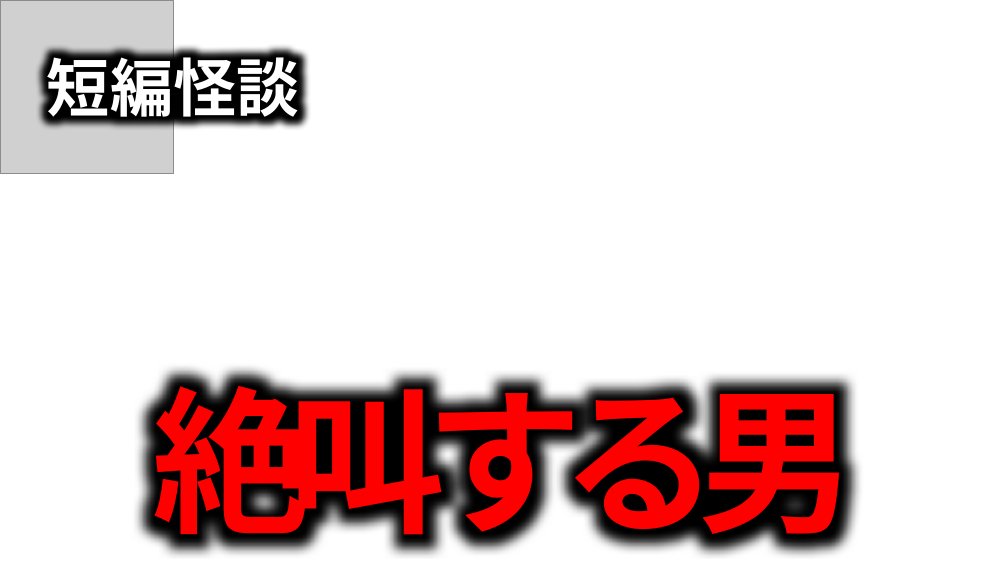
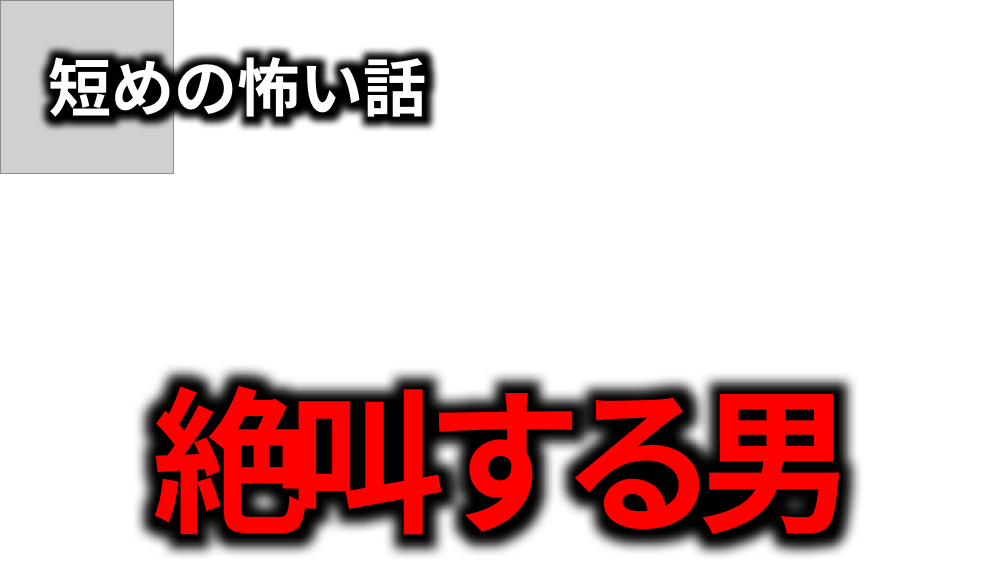
Before and after one commit to takeko333/ContentGenerator, a slide deck: slide 7 of bkup/Channels/ほたてまだこ/サムネイル_Horror.pptx (slide 6 before the commit). Drawn at 1008x567 pixels with LibreOffice and Linux fonts; fonts in the diff are those of the drawing; grey boxes stand for pictures; background and template pictures are left out. Boxes give left, top, right and bottom in pixels: in the first picture for what was removed or moved away, otherwise in the second. Text is boxed around its words. In the diff, an @@ line names an element or a change of style, - is before the commit and + after.

```diff
--- a/bkup/Channels/ほたてまだこ/サムネイル_Horror.pptx
+++ b/bkup/Channels/ほたてまだこ/サムネイル_Horror.pptx
@@ text removed at [47, 47, 299, 126] @@
-短編怪談
@@ text added at [49, 48, 427, 127], 60 pt, text #FFFFFF, bold @@
+短めの怖い話
```
Also in this commit, not shown: 8 other slides changed, 1 slide added, 27 other files.
